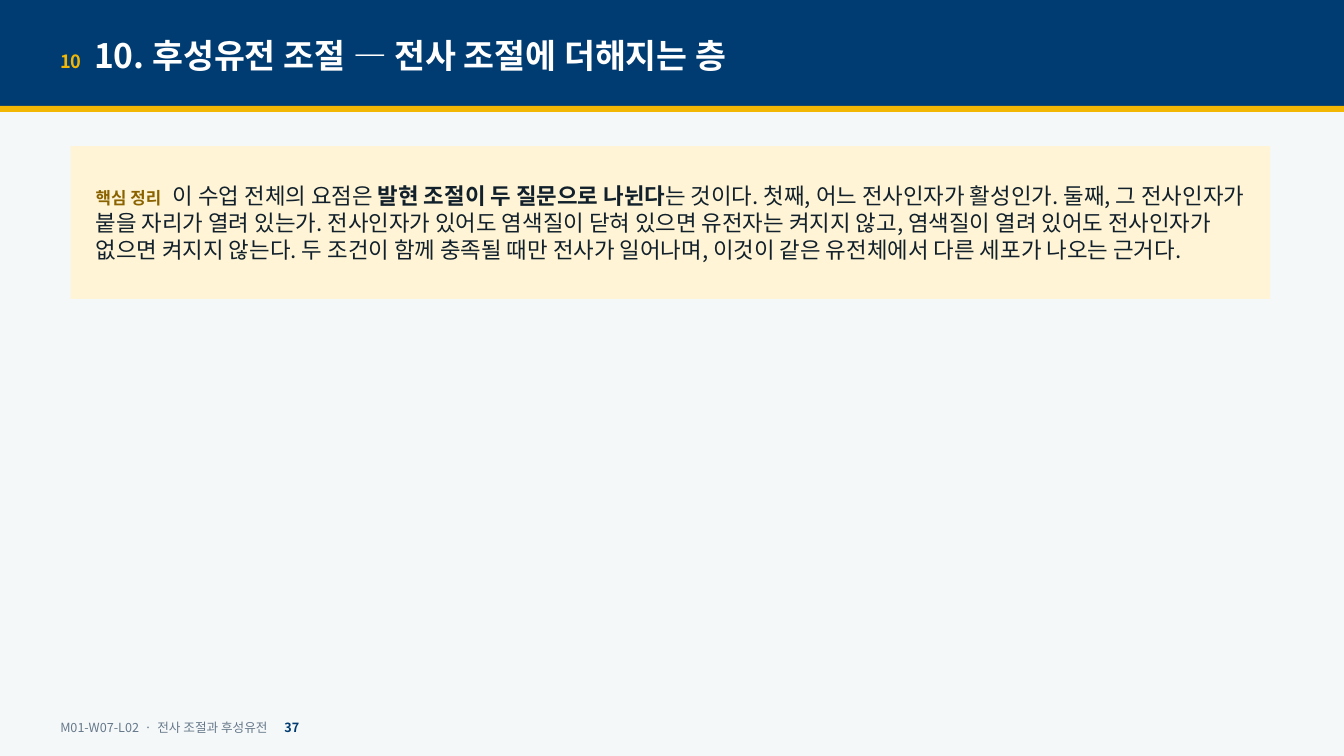
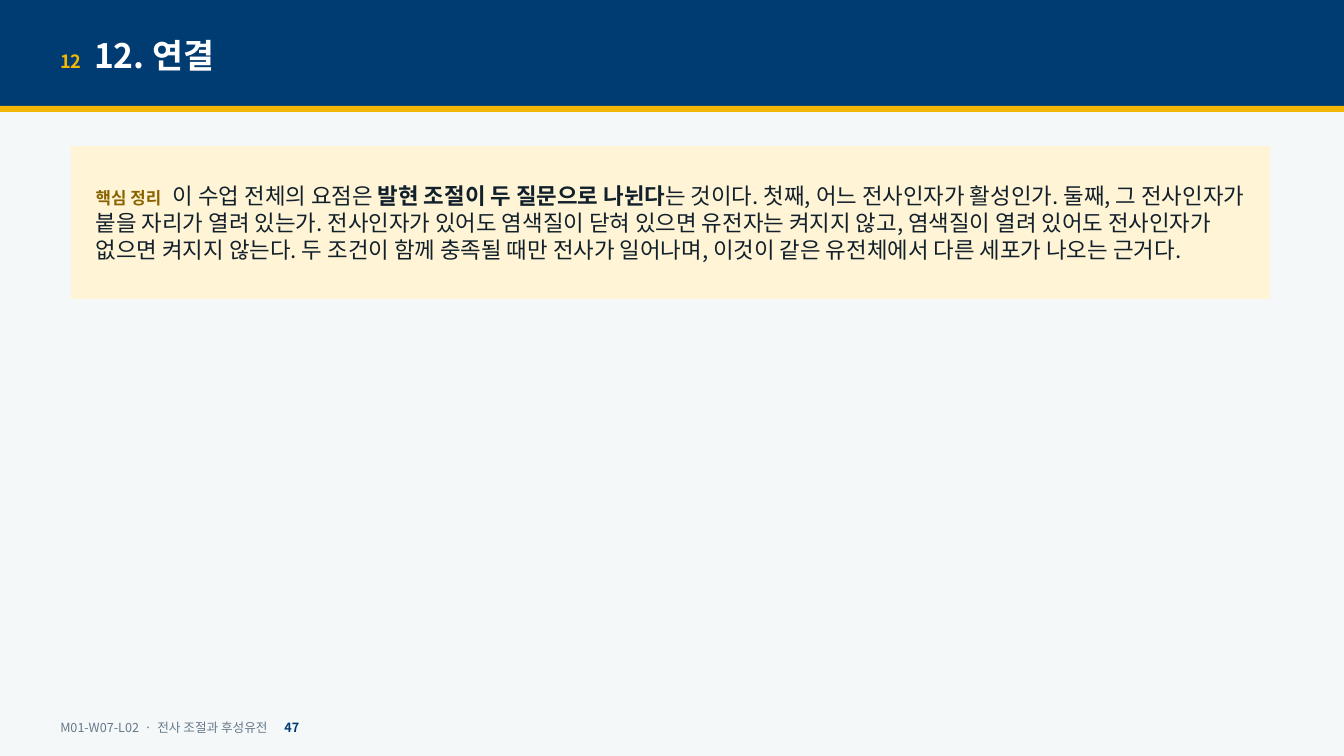
Before and after one commit to hoperiasd2/hoperiasd2.github.io, a slide deck: slide 47 of curriculum/M01/W07/L02/slides.pptx (slide 37 before the commit). Drawn at 1344x756 pixels with LibreOffice and Linux fonts; fonts in the diff are those of the drawing. Boxes give left, top, right and bottom in pixels: in the first picture for what was removed or moved away, otherwise in the second. Text is boxed around its words. In the diff, an @@ line names an element or a change of style, - is before the commit and + after.

```diff
--- a/curriculum/M01/W07/L02/slides.pptx
+++ b/curriculum/M01/W07/L02/slides.pptx
@@ text at (60,40,214,71): text changed @@
-10 10. 후성유전 조절 — 전사 조절에 더해지는 층
+12 12. 연결
@@ text at (60,721,299,733): text changed @@
-M01-W07-L02 · 전사 조절과 후성유전 37
+M01-W07-L02 · 전사 조절과 후성유전 47
```
Also in this commit, not shown: 19 other slides changed, 11 slides added, 5 other files.
